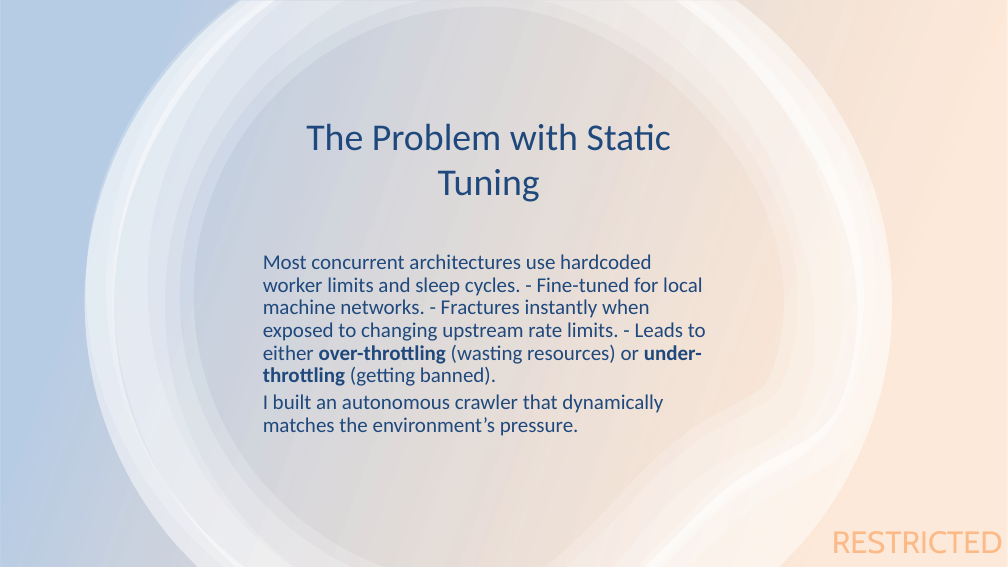
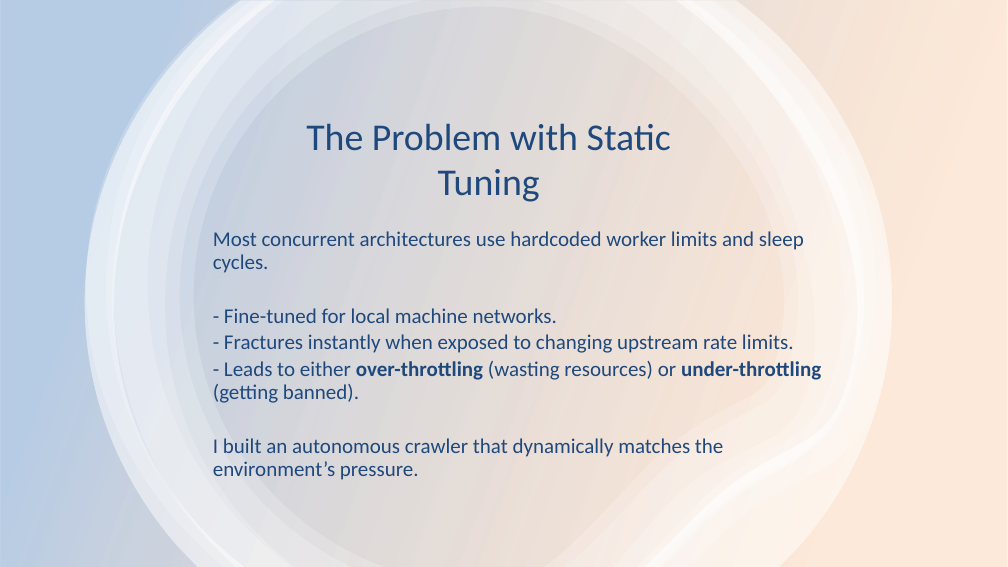
Before and after one commit to caseylmanus/workerpool, a slide deck: slide 5 of presentation.pptx. Drawn at 1008x567 pixels with LibreOffice and Linux fonts; fonts in the diff are those of the drawing. Boxes give left, top, right and bottom in pixels: in the first picture for what was removed or moved away, otherwise in the second. Text is boxed around its words. In the diff, an @@ line names an element or a change of style, - is before the commit and + after.

```diff
--- a/presentation.pptx
+++ b/presentation.pptx
@@ text "Most concurrent architectures use hardcoded ..." moved from (x1=263, y1=254, x2=706, y2=436) to (x1=213, y1=231, x2=821, y2=480) @@
@@ text at (x1=213, y1=231, x2=821, y2=403): text changed @@
-Most concurrent architectures use hardcoded worker limits and sleep cycles. - Fine-tuned for local machine networks. - Fractures instantly when exposed to changing upstream rate limits. - Leads to either over-throttling (wasting resources) or under-throttling (getting banned).
+Most concurrent architectures use hardcoded worker limits and sleep cycles.
+- Fine-tuned for local machine networks.
+- Fractures instantly when exposed to changing upstream rate limits.
+- Leads to either over-throttling (wasting resources) or under-throttling (getting banned).
@@ text removed at (x1=832, y1=531, x2=1003, y2=553) @@
-RESTRICTED
```
Also in this commit, not shown: 15 other slides changed.
